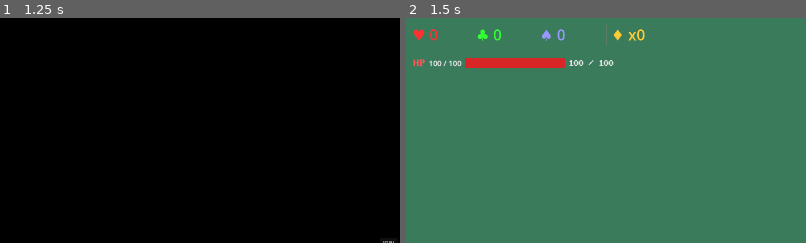
Above: before the commit, frames 1-2 (left to right).
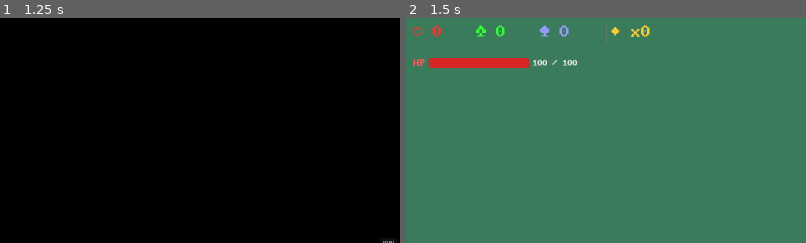
Above: after the commit, the same moments.

Repository: SalC124/rhombatro
Game: Godot game, scene res://scenes/Main2.tscn
Two runs of this game, one before a commit and one after it. Both use one fixed random seed, a clock stepped at 60 frames per second and the inputs below.
Inputs (mouse positions are % of the whole screen's width and height, from its top left):
- Up to frame 1 (1.25 s): tap Enter at 0.5 s; move the mouse to (72, 45) at 0.52 s; click (72, 45) at 0.67 s
- Up to frame 2 (1.5 s): click "HOST" at 1.25 s
The pictures show only the part of the screen within x 0-50%, y 0-50%; the shares and areas given below are measured in that part.

Frame 1 is identical in both runs. In frame 2, 2.0% of the frame differs, in the area x 1-61%, y 3-23%.

Commit message:
son im crine

Diff:
--- a/scripts/game_loop.gd
+++ b/scripts/game_loop.gd
@@ -154,8 +154,15 @@
 func fisticuffs(attacker_id: int, attacker_result, defender_id: int, defender_result) -> void:
 	var defender = scoring_refs[defender_id]
 	var shield = defender_result.clubs
-	var damage = max(0, attacker_result.spades - shield)
+	var raw_damage = attacker_result.spades
+	var blocked = min(shield, raw_damage)
+	var damage = max(0, raw_damage - shield)
 	defender.take_damage(damage)
+
+	if defender.is_local_player:
+		var score_counter = get_parent().get_node("ScoreCounter")
+		score_counter.show_blocked(blocked)
+
 
 func _on_discard_pressed() -> void:
 	var field = get_local_field()
--- a/scripts/hp_bar.gd
+++ b/scripts/hp_bar.gd
@@ -2,13 +2,14 @@
 
 const CARD_STATES = preload("res://scripts/card_states.gd")
 
-var bar
-var label
-var tween
+var bar: ProgressBar
 var hp_value_label: Label
+var tween: Tween
 
 func _ready() -> void:
-	layer = 10  # render on top of everything
+	layer = 10
+
+	var font = load("res://assets/BigBlueTermPlusNerdFontMono-Regular.ttf")
 
 	var container = HBoxContainer.new()
 	container.set_anchors_preset(Control.PRESET_TOP_LEFT)
@@ -16,15 +17,15 @@
 	container.add_theme_constant_override("separation", 12)
 	add_child(container)
 
-	label = Label.new()
+	var label = Label.new()
 	label.text = "HP"
 	label.add_theme_font_size_override("font_size", 28)
 	label.add_theme_color_override("font_color", Color(1, 0.35, 0.35))
-	var font = load("res://assets/BigBlueTermPlusNerdFontMono-Regular.ttf")
 	label.add_theme_font_override("font", font)
 
 	container.add_child(label)
 
+	# 2. Progress bar
 	bar = ProgressBar.new()
 	bar.min_value = 0
 	bar.max_value = CARD_STATES.STARTING_HP
@@ -32,13 +33,6 @@
 	bar.custom_minimum_size = Vector2(320, 32)
 	bar.show_percentage = false
 
-	hp_value_label = Label.new()
-	hp_value_label.text = str(CARD_STATES.STARTING_HP) + " / " + str(CARD_STATES.STARTING_HP)
-	hp_value_label.add_theme_font_size_override("font_size", 24)
-	hp_value_label.add_theme_color_override("font_color", Color(0.9, 0.9, 0.9))
-	container.add_child(hp_value_label)
-
-	# Style: filled portion
 	var fill_style = StyleBoxFlat.new()
 	fill_style.bg_color = Color(0.85, 0.15, 0.15)
 	fill_style.corner_radius_top_left = 6
@@ -47,7 +41,6 @@
 	fill_style.corner_radius_bottom_right = 6
 	bar.add_theme_stylebox_override("fill", fill_style)
 
-	# Style: background track
 	var bg_style = StyleBoxFlat.new()
 	bg_style.bg_color = Color(0.15, 0.15, 0.15)
 	bg_style.corner_radius_top_left = 6
@@ -55,17 +48,14 @@
 	bg_style.corner_radius_bottom_left = 6
 	bg_style.corner_radius_bottom_right = 6
 	bar.add_theme_stylebox_override("background", bg_style)
-
 	container.add_child(bar)
 
-	var hp_label = Label.new()
-	hp_label.name = "HPValueLabel"
-	hp_label.text = str(CARD_STATES.STARTING_HP) + " / " + str(CARD_STATES.STARTING_HP)
-	hp_label.add_theme_font_size_override("font_size", 24)
-	hp_label.add_theme_color_override("font_color", Color(0.9, 0.9, 0.9))
-	hp_label.add_theme_font_override("font", font)
-
-	container.add_child(hp_label)
+	hp_value_label = Label.new()
+	hp_value_label.text = str(CARD_STATES.STARTING_HP) + " / " + str(CARD_STATES.STARTING_HP)
+	hp_value_label.add_theme_font_size_override("font_size", 24)
+	hp_value_label.add_theme_color_override("font_color", Color(0.9, 0.9, 0.9))
+	hp_value_label.add_theme_font_override("font", font)
+	container.add_child(hp_value_label)
 
 
 func animate_to(new_hp: int) -> void:
@@ -77,7 +67,6 @@
 
 	var old_val = bar.value
 
-	# Flash white briefly if damage taken
 	if new_hp < old_val:
 		var fill_style_white = StyleBoxFlat.new()
 		fill_style_white.bg_color = Color(1, 1, 1)
--- a/scripts/multiplayer.gd
+++ b/scripts/multiplayer.gd
@@ -1,7 +1,7 @@
 extends Node2D
 
 const PORT = 9967
-const SERVER_ADDRESS = "10.179.228.47"
+const SERVER_ADDRESS = "localhost"
 
 var peer = ENetMultiplayerPeer.new()
 @export var player_field_scene : PackedScene
--- a/scripts/score_counter.gd
+++ b/scripts/score_counter.gd
@@ -6,21 +6,26 @@
 var club_label: Label
 var spade_label: Label
 var diamond_label: Label
+var blocked_label: Label
 
 var heart_val: int = 0
 var club_val: int = 0
 var spade_val: int = 0
 var diamond_val: int = 0
 
+var blocked_tween: Tween
+
 func _ready() -> void:
+	var font = load("res://assets/BigBlueTermPlusNerdFontMono-Regular.ttf")
+
 	var container = HBoxContainer.new()
 	container.position = Vector2(20, 20)
 	add_child(container)
 
-	heart_label = _make_label("♥ 0", Color(1, 0.2, 0.2))
-	club_label = _make_label("♣ 0", Color(0.2, 1, 0.2))
-	spade_label = _make_label("♠ 0", Color(0.6, 0.6, 1))
-	diamond_label = _make_label("♦ x0", Color(1, 0.8, 0.2))
+	heart_label = _make_label("♥ 0", Color(1, 0.2, 0.2), font)
+	club_label = _make_label("♣ 0", Color(0.2, 1, 0.2), font)
+	spade_label = _make_label("♠ 0", Color(0.6, 0.6, 1), font)
+	diamond_label = _make_label("♦ x0", Color(1, 0.8, 0.2), font)
 
 	container.add_child(heart_label)
 	container.add_child(club_label)
@@ -28,13 +33,23 @@
 	container.add_child(_make_separator())
 	container.add_child(diamond_label)
 
+	blocked_label = Label.new()
+	blocked_label.text = ""
+	blocked_label.add_theme_font_size_override("font_size", 36)
+	blocked_label.add_theme_color_override("font_color", Color(0.2, 0.8, 1, 0.0))
+	blocked_label.add_theme_font_override("font", font)
+	blocked_label.position = Vector2(20, 90)
+	add_child(blocked_label)
 
-func _make_label(text: String, color: Color) -> Label:
+
+func _make_label(text: String, color: Color, font = null) -> Label:
 	var label = Label.new()
 	label.text = text
 	label.add_theme_color_override("font_color", color)
 	label.add_theme_font_size_override("font_size", 48)
 	label.custom_minimum_size = Vector2(200, 60)
+	if font:
+		label.add_theme_font_override("font", font)
 	return label
 
 
@@ -59,14 +74,33 @@
 	diamond_label.text = "♦ x" + str(diamond_val)
 
 
+func show_blocked(amount: int) -> void:
+	if blocked_tween:
+		blocked_tween.kill()
+
+	if amount == 0:
+		blocked_label.text = ""
+		return
+
+	blocked_label.text = "blocked " + str(amount) + " damage"
+	blocked_label.add_theme_color_override("font_color", Color(0.2, 0.8, 1, 1.0))
+
+	blocked_tween = create_tween()
+	blocked_tween.set_ease(Tween.EASE_IN)
+	blocked_tween.set_trans(Tween.TRANS_CUBIC)
+
+	blocked_tween.tween_interval(1.4)
+	blocked_tween.tween_method(func(a: float):
+		blocked_label.add_theme_color_override("font_color", Color(0.2, 0.8, 1, a))
+	, 1.0, 0.0, 0.5)
+
+
 func animate_card(card: Node2D, suit: int, value: int) -> Signal:
-	# card twist and snap
 	var tween = create_tween()
 	tween.tween_property(card, "rotation_degrees", 15, 0.08)
 	tween.tween_property(card, "rotation_degrees", -15, 0.08)
 	tween.tween_property(card, "rotation_degrees", 0, 0.06)
 
-	# tick up the right counter mid-animation
 	tween.tween_callback(func():
 		match suit:
 			CARD_STATES.SUIT.Heart:   heart_val += value
